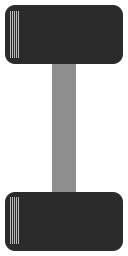
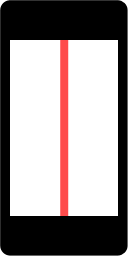
Comparing the layer stacks of the two 128x256 images. Changes:
added group "Group 1" with 3 layers above "Shape 2" over 0, 0, 128, 256
added layer "Shape 1 copy" in group "Group 1" over 0, 0, 128, 256
hid "Shape 1", opacity 70% → 100%, moved it into group "Group 1", painted on it, unmasked it over 0, 0, 128, 256
painted on "Shape 2", unmasked it over 10, 11, 69, 244
removed group "down" (2 layers) over 5, 5, 123, 251
removed layer "Rounded Rectangle 2" (1st of 2, in "down") from group "down" over 5, 192, 123, 251
removed layer "Rounded Rectangle 1" (1st of 2, in "down") from group "down" over 5, 5, 123, 64
